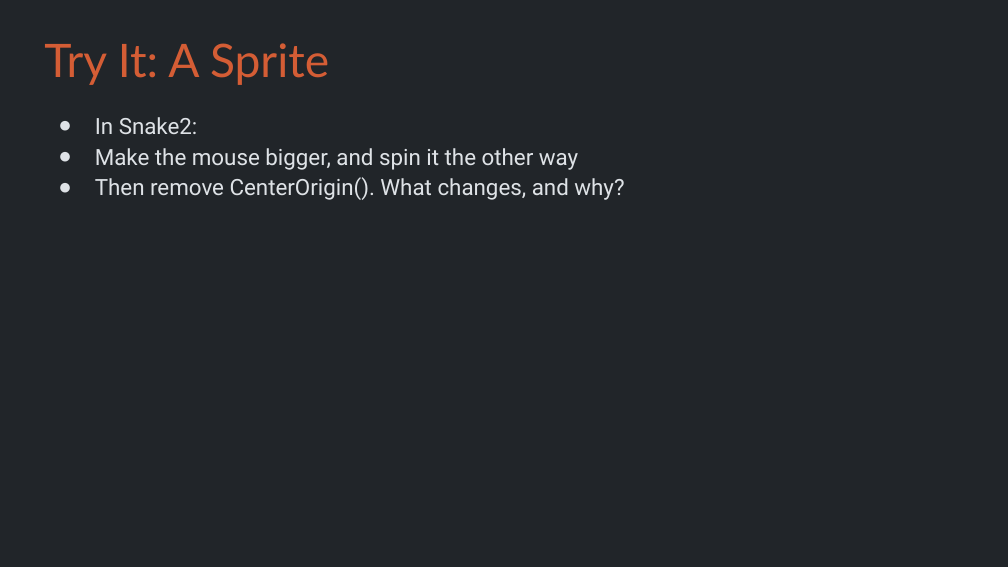
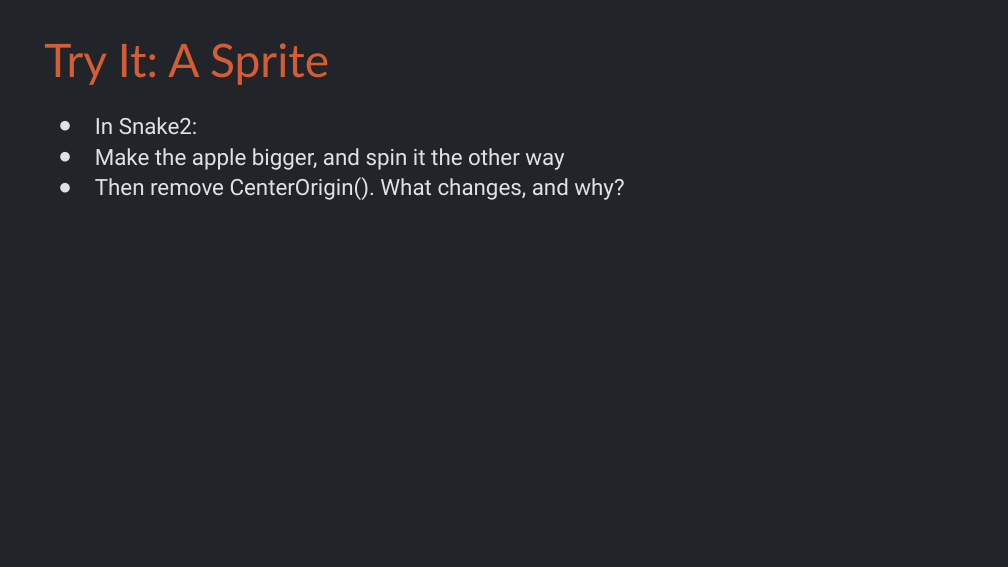
Before and after one commit to Metamate/gar, a slide deck: slide 15 of slides/03 Snake.pptx. Drawn at 1008x567 pixels with LibreOffice and Linux fonts; fonts in the diff are those of the drawing. Boxes give left, top, right and bottom in pixels: in the first picture for what was removed or moved away, otherwise in the second. Text is boxed around its words. In the diff, an @@ line names an element or a change of style, - is before the commit and + after.

```diff
--- a/slides/03 Snake.pptx
+++ b/slides/03 Snake.pptx
@@ text at box(95, 148, 564, 170): text changed @@
-● Make the mouse bigger, and spin it the other way
+● Make the apple bigger, and spin it the other way
```
Also in this commit, not shown: 5 other slides changed, 3 other files.
